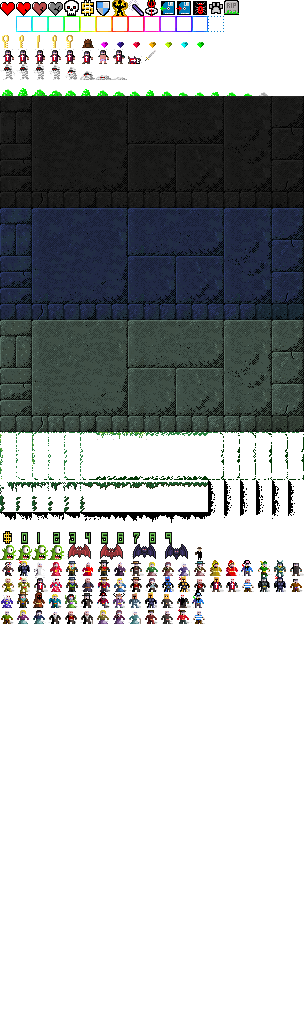
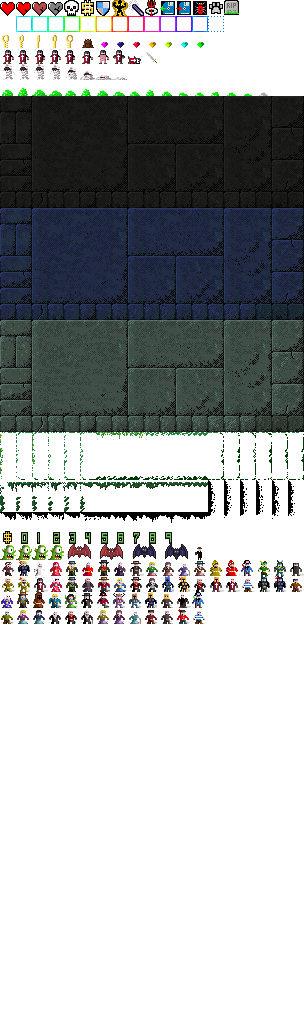
Layered file, before and after one edit (304×1024). Changes by layer:
painted on "Layer" over [145, 50, 157, 63]
